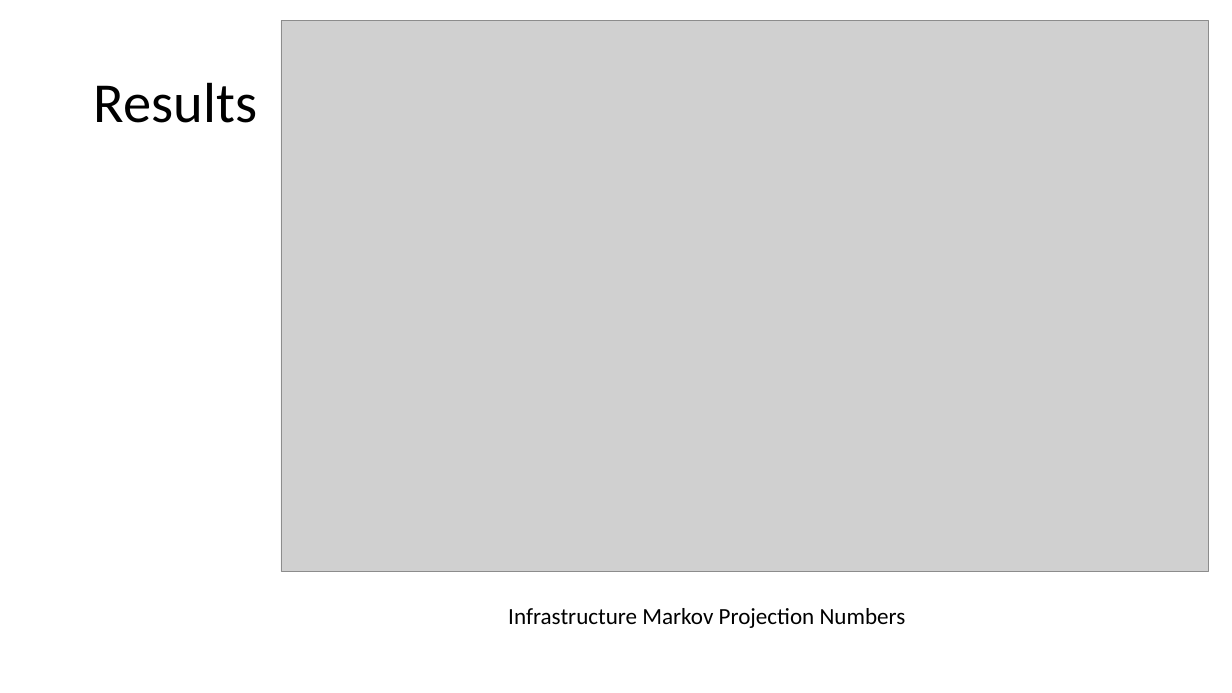
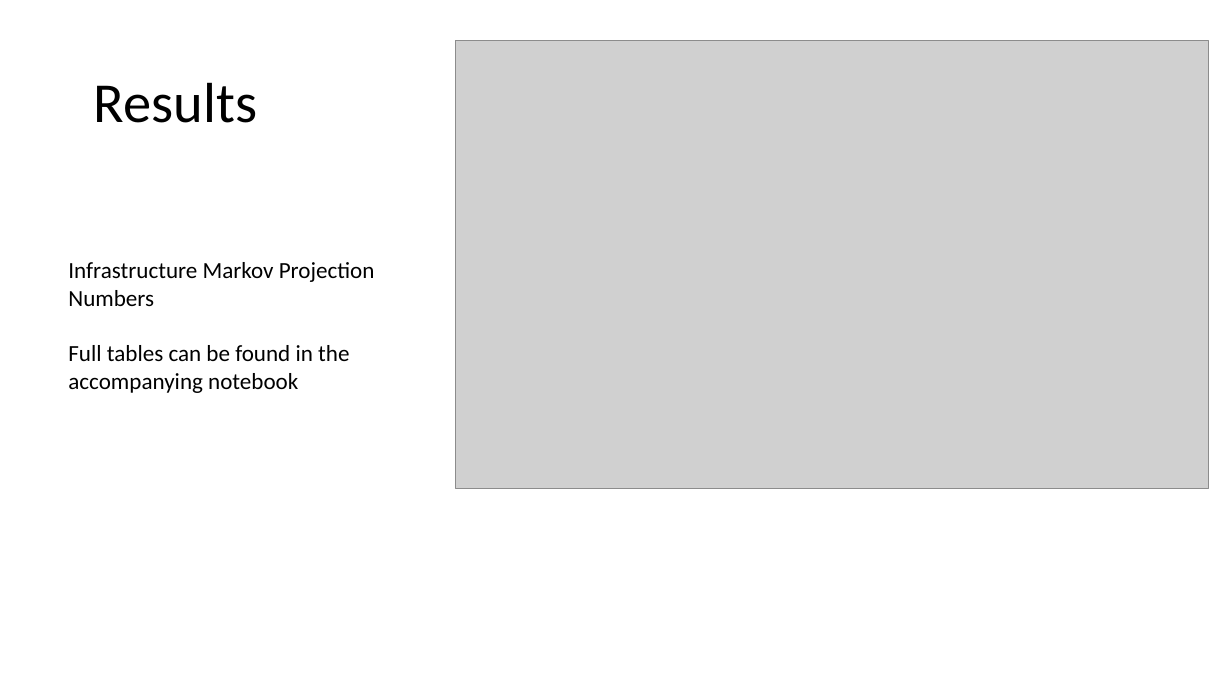
Before and after one commit to eglhannah/understanding_uncertainty_ukraine_project, a slide deck: slide 8 of Slide Deck Skeleton.pptx (slide 7 before the commit). Drawn at 1232x693 pixels with LibreOffice and Linux fonts; fonts in the diff are those of the drawing; grey boxes stand for pictures. Boxes give left, top, right and bottom in pixels: in the first picture for what was removed or moved away, otherwise in the second. Text is boxed around its words. In the diff, an @@ line names an element or a change of style, - is before the commit and + after.

```diff
--- a/Slide Deck Skeleton.pptx
+++ b/Slide Deck Skeleton.pptx
@@ picture: place and size @@
-picture at [281,20,1209,571]
+picture at [456,41,1209,488]
@@ text "Infrastructure Markov Projection Numbers": place and size @@
-text "Infrastructure Markov Projection Numbers" at [508,608,906,628]
+text "Infrastructure Markov Projection Numbers" at [68,262,375,393]
@@ text at [68,345,349,393]: paragraph added @@
+Full tables can be found in the accompanying notebook
```
Also in this commit, not shown: 3 other slides changed, 1 slide added.
